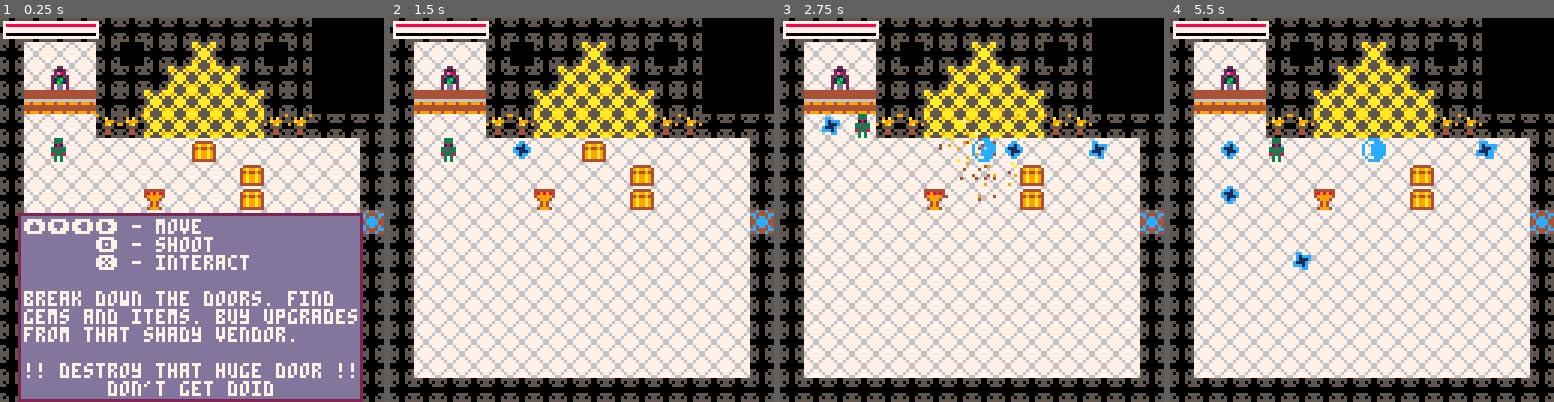
Above: before the commit, frames 1-4 (left to right).
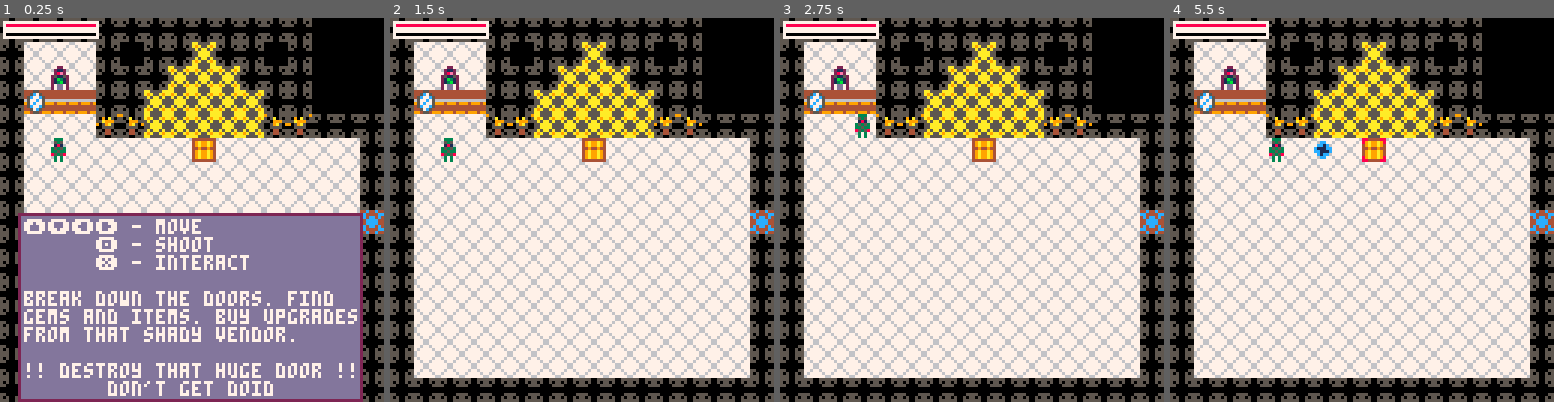
Above: after the commit, the same moments.

Repository: rledford/pico-door
Game: PICO-8 cartridge door.p8
Two runs of this game, one before a commit and one after it. Both use one fixed random seed, a clock stepped at 60 frames per second and the inputs below.
Inputs:
- Up to frame 1 (0.25 s): no input
- Up to frame 2 (1.5 s): tap X (X key) at 0.33, 1.07 s; tap O (Z key) at 0.7 s
- Up to frame 3 (2.75 s): hold Right 1.6-2.1 s; tap O (Z key) at 1.7, 2.1, 2.5 s; tap X (X key) at 1.85 s; hold Up 2.15-2.42 s; hold Right from 2.47 s (still down)
- Up to frame 4 (5.5 s): tap O (Z key) every 0.4 s from 2.9 to 5.3 s; tap X (X key) at 2.97, 4.08, 5.2 s; release Right at 3.03 s; hold Left 3.08-3.58 s; hold Down 3.63-3.97 s; hold Right 4.02-4.68 s; hold Up 4.73-5.03 s; hold Left from 5.08 s (still down)

The runs differ from the first frame. In frame 1, 1.4% of the frame differs, in the area x 7-75%, y 14-50%; in frame 2, 1.5%; in frame 3, 2.4%; in frame 4, 2.5%, in the area x 7-86%, y 14-66%.

Commit message:
Add interactive mirror and show stats toast on interact. Removed enemy scaling by difficulty (for now). Add no-pass-floor-tile.

Diff:
--- a/door.p8
+++ b/door.p8
@@ -119,6 +119,7 @@
 BLOCK_TILE,
 WALL_TILE,
 FLOOR_TILE,
+NO_PASS_FLOOR_TILE,
 DOOR_TILE,
 SPIKE_TILE,
 ENEMY_SPAWN_TILE,
@@ -138,9 +139,9 @@
 OVERLOAD_TILE,
 BOSS_TILE,
 MOOSE_TILE,
-SHIELD_TILE,
+MIRROR_TILE,
 ARTIFACT_TILE,
-HURT_FLASH_PAL = 0,1,2,0,1,2,3,4,6,19,21,37,28,27,14,57,40,41,42,43,44,45,22,5,35,59,60,{8,8,8,8,8,8,8,8,8,8,8,8,8,8,8,8}
+HURT_FLASH_PAL = 0,1,2,0,1,2,4,3,16,6,19,21,37,28,27,14,57,40,41,42,43,44,45,22,5,35,12,60,{8,8,8,8,8,8,8,8,8,8,8,8,8,8,8,8}
 
 -- globals --
 -------------
@@ -167,6 +168,11 @@
 toast_msg_window,
 toast_msg_queue,
 vendor = 0,1,2,3,4,5,false,false,nil,nil,{}
+
+-- stats --
+total_doors,
+total_enemies,
+total_chests = 0,0,0
 
 -- boss --
 ----------
@@ -247,7 +253,7 @@
 	-- 		circ(player.x + 4, player.y + 4, player.auto_target_radius, 8)
 	-- 	end
 	-- end
-	-- print(tostring(difficulty), 0,16,8)
+	-- print(tostr(difficulty), 0,16,8)
 	draw_ui()
 end
 
@@ -281,7 +287,7 @@
 				"before it's too late.",
 				"",
 				"!! hurry !! <sqeal>"
-			},1000)
+			},700)
 			has_shown_is_all_powerful_msg = true
 		end
 	end
@@ -297,13 +303,13 @@
 		this.hitbox={x=2,y=2,w=3,h=4}
 		this.target=nil
 		this.auto_target_radius = 40
-		this.projectil_damage = 50
+		this.projectil_damage = 2
 		this.projectile_speed = 1.3
-		this.has_ricochet = true
-		this.has_pierce = true
-		this.has_overload = true
+		this.has_ricochet = false
+		this.has_pierce = false
+		this.has_overload = false
 		this.face = {x=1,y=0}
-		this.max_hp = 1000
+		this.max_hp = 20
 		this.hp = this.max_hp
 		this.group = PLAYER_GROUP
 		this.anim = make_animation({32})
@@ -419,7 +425,7 @@
 upgrade_max_gems = {
 	spr = SATCHEL_TILE,
 	name = "put the money in the bag",
-	description = "+50 to max gems.",
+	description = "+50 to max gems",
 	cost = 50,
 	persist = true,
 	on_upgrade = function()
@@ -431,7 +437,7 @@
 upgrade_max_hp = {
 	spr = UPGRADE_HP_TILE,
 	name = "let me live",
-	description = "+1 to max hp.",
+	description = "+1 to max hp and healz",
 	cost = 100,
 	persist = true,
 	on_upgrade = function()
@@ -444,7 +450,7 @@
 upgrade_fast_shot = {
 	spr = FAST_SHOT_TILE,
 	name = "it's high noon",
-	description = "increase rate of fire.",
+	description = "increase rate of fire",
 	cost = 500,
 	persist = true,
 	on_upgrade = function()
@@ -460,7 +466,7 @@
 upgrade_projectile_ricochet = {
 	spr = RICOCHET_TILE,
 	name = "(bounce) pogo pogo...",
-	description = "projectiles bounce.",
+	description = "projectiles bounce",
 	cost = 500,
 	persist = false,
 	on_upgrade = function()
@@ -472,7 +478,7 @@
 upgrade_projectile_damage = {
 	spr = UPGRADE_DMG_TILE,
 	name = "tis more than a scratch",
-	description = "+1 to projectile damage.",
+	description = "+1 to projectile damage",
 	cost = 300,
 	persist = true,
 	on_upgrade = function()
@@ -484,7 +490,7 @@
 upgrade_projectile_pierce = {
 	spr = PIERCE_TILE,
 	name = "nice earings",
-	description = "projectiles pierce.",
+	description = "projectiles pierce",
 	cost = 1000,
 	persist = false,
 	on_upgrade = function()
@@ -496,7 +502,7 @@
 upgrade_overload = {
 	spr = OVERLOAD_TILE,
 	name = "portal 3",
-	description = "spawn portal on full gems.",
+	description = "spawn portal on full gems",
 	cost = 750,
 	persist = false,
 	on_upgrade = function()
@@ -540,8 +546,8 @@
 			hp_text = {left=camera_pos.x + 8, top=camera_pos.y+40,
 			right=camera_pos.x + 119, bottom=camera_pos.y + 99},
 			4,
-			tostring(player.gems).."/"..tostring(player.max_gems),
-			tostring(player.hp).."/"..tostring(player.max_hp)
+			tostr(player.gems).."/"..tostr(player.max_gems),
+			tostr(player.hp).."/"..tostr(player.max_hp)
 
 			rectfill(window_rect.left, window_rect.top, window_rect.right, window_rect.bottom, 13)
 			rect(window_rect.left, window_rect.top, window_rect.right, window_rect.bottom, 2)
@@ -762,9 +768,6 @@
 	return proj
 end
 
--- enemies --
--------------
-
 chest_type = {
 	init=function(this)
 		this.group,this.hp,this.anim,this.static = ENEMY_GROUP,25,make_animation({CHEST_TILE}),true
@@ -773,6 +776,7 @@
 		this.hp -= amount
 		start_hurt_object(this)
 		if this.hp <= 0 then
+			total_chests += 1
 			--play destroy sound
 			mset(pos_to_tile(this.x), pos_to_tile(this.y), FLOOR_TILE)
 			make_particle_group(this.x, this.y, this.anim.frames[this.anim.current_frame])
@@ -808,6 +812,9 @@
 		-- end
 	end
 }
+
+-- enemies --
+-------------
 
 eye_type = {
 	init=function(this)
@@ -820,7 +827,8 @@
 		this.hp,
 		this.move_rate,
 		this.move_timer,
-		this.anim=90,0,{x=2,y=3,w=4,h=5},nil,40,ENEMY_GROUP,flr(1.5 * difficulty),30,0,make_animation({48,49}, 16)
+		this.anim,
+		this.is_enemy=90,0,{x=2,y=3,w=4,h=5},nil,40,ENEMY_GROUP,3,30,0,make_animation({48,49}, 16),true
 	end,
 	update=function(this)
 		this.fire_timer = clamp(this.fire_timer - 1, 0, this.fire_rate)
@@ -833,7 +841,7 @@
 		if this.target ~= nil and this.fire_timer <= 0 and ceil(rnd(100)) > 95 then
 			this.fire_timer = this.fire_rate
 			local dir = get_direction({x=this.x, y=this.y}, {x=this.target.x, y=this.target.y})
-			local proj = make_projectile(this.x, this.y, make_animation({46,47}, 8), 1, 0.5, dir)
+			local proj = make_projectile(this.x, this.y, make_animation({46,47}, 8), 2, 0.5, dir)
 			sfx(3)
 			add(proj.collision_groups, PLAYER_GROUP)
 		end
@@ -851,7 +859,8 @@
 		this.hp,
 		this.move_rate,
 		this.move_timer,
-		this.touch_damage={x=1,y=2,w=6,h=5},nil,40,make_animation({50,51}, 25),ENEMY_GROUP,flr(3 * difficulty),15,0,2
+		this.touch_damage,
+		this.is_enemy={x=1,y=2,w=6,h=5},nil,40,make_animation({50,51}, 25),ENEMY_GROUP,4,15,0,2,true
 	end,
 	update=function(this)
 		this.move_timer = clamp(this.move_timer - 1, 0, this.move_rate)
@@ -873,7 +882,8 @@
 		this.hp,
 		this.move_rate,
 		this.move_timer,
-		this.touch_damage={x=1,y=2,w=6,h=5},nil,40,make_animation({53,54}, 40),ENEMY_GROUP,flr(2 * difficulty),5,0,2
+		this.touch_damage,
+		this.is_enemy={x=1,y=2,w=6,h=5},nil,40,make_animation({53,54}, 40),ENEMY_GROUP,5,5,0,4,true
 	end,
 	update=function(this)
 		this.move_timer = clamp(this.move_timer - 1, 0, this.move_rate)
@@ -897,7 +907,8 @@
 		this.hp,
 		this.move_rate,
 		this.move_timer,
-		this.touch_damage=45,0,{x=1,y=2,w=6,h=5},nil,40,make_animation({55,56}, 30),ENEMY_GROUP,flr(4 * difficulty),5,0,1
+		this.touch_damage,
+		this.is_enemy=45,0,{x=1,y=2,w=6,h=5},nil,40,make_animation({55,56}, 30),ENEMY_GROUP,6,5,0,3,true
 	end,
 	update=function(this)
 		this.fire_timer = clamp(this.fire_timer - 1, 0, this.fire_rate)
@@ -910,13 +921,16 @@
 		if this.target ~= nil and this.fire_timer <= 0 and ceil(rnd(100)) > 50 then
 			this.fire_timer = this.fire_rate
 			local dir = get_direction({x=this.x, y=this.y}, {x=this.target.x, y=this.target.y})
-			local proj = make_projectile(this.x, this.y, make_animation({46,47}, 8), 2, 0.75, dir)
+			local proj = make_projectile(this.x, this.y, make_animation({46,47}, 8), 3, 0.75, dir)
 			sfx(3)
 			add(proj.collision_groups, PLAYER_GROUP)
 		end
 		this.anim.update()
 	end
 }
+
+-- other --
+-----------
 
 door_type = {
 	init=function(this)
@@ -930,6 +944,7 @@
 		start_hurt_object(this)
 		if this.hp <= 0 then
 			--play destroy sound
+			total_doors += 1
 			mset(pos_to_tile(this.x), pos_to_tile(this.y), FLOOR_TILE)
 			make_particle_group(this.x, this.y, this.anim.frames[this.anim.current_frame])
 			destroy_object(this)
@@ -1145,6 +1160,36 @@
 	end,
 }
 
+-- mirror --
+mirror_type = {
+	init=function(this)
+		this.anim,
+		this.can_interact =
+		make_animation({12}),
+		false
+	end,
+	update=function(this)
+		this.can_interact = window == nil and player ~= nil and not player.dead and flr(get_range(this, player)) <= TILE_SIZE
+		if this.can_interact and btnp(k_action) then
+			show_player_stats_toast()
+		end
+		this.anim.update()
+	end,
+}
+
+function show_player_stats_toast()
+	show_toast_message({
+		"        hp: "..tostr(flr(player.hp)).."/"..tostr(player.max_hp),
+		"      gems: "..tostr(player.gems).."/"..tostr(player.max_gems),
+		"    damage: "..tostr(player.projectil_damage),
+		" fire rate: "..tostr(60/player.fire_rate),
+		"- - - - - - - - - - -",
+		"   enemies: "..tostr(total_enemies),
+		"     doors: "..tostr(total_doors),
+		"    chests: "..tostr(total_chests),
+	})
+end
+
 
 -- portal --
 ------------
@@ -1231,12 +1276,12 @@
 }
 
 function make_enemy_spawn_point(x, y)
-	local spawn_time = flr(1/difficulty * 100)
+	local spawn_time = rnd(100) + 150
 	sp = init_object(enemy_spawn_point_type, x, y)
 	sp.spawn_time,sp.spawn_timer = spawn_time,spawn_time
-	if difficulty <= 1.1 then
+	if difficulty <= 1.25 then
 		sp.enemy_types = {eye_type, bug_type}
-	elseif difficulty <= 1.5 then
+	elseif difficulty <= 2.25 then
 		sp.enemy_types = {eye_type, bug_type, fang_type}
 	else
 		sp.enemy_types = {eye_type, bug_type, fang_type, skull_type}
@@ -1261,6 +1306,7 @@
 		this.hurt_duration_timer = this.hurt_duration
 		boss_hp -= amount
 		if boss_hp <= 0 then
+			total_doors += 1
 			start_boss_defeated()
 		else
 			start_hurt_object(this)
@@ -1299,7 +1345,7 @@
 	obj.type,obj.collidable,obj.targetable,obj.flip,obj.x,obj.y,obj.hitbox,obj.spd,
 	obj.moves,obj.group,obj.hp,obj.anim,obj.is_hurt,obj.hurt_duration,
 	obj.hurt_duration_timer,obj.hurt_collidable,obj.static,obj.touch_damage,
-	can_interact=
+	can_interact,is_enemy =
 	type,
 	true,
 	true,
@@ -1318,6 +1364,7 @@
 	true,
 	false,
 	0,
+	false,
 	false
 
 	obj.collide=function(groups)
@@ -1376,6 +1423,9 @@
 		else
 			obj.hp -= amount
 			if obj.hp <= 0 then
+				if obj.is_enemy then
+					total_enemies += 1
+				end
 				if obj.anim ~= nil then
 					make_particle_group(obj.x,obj.y, obj.anim.frames[obj.anim.current_frame])
 				else
@@ -1649,7 +1699,7 @@
 		rect(obj.x+obj.hitbox.x,obj.y+obj.hitbox.y,obj.x+obj.hitbox.x+obj.hitbox.w-1,obj.y+obj.hitbox.y+obj.hitbox.h-1,8)
 	end
 	-- if obj.hp and obj ~= player then
-	-- 	print(tostring(obj.hp), obj.x, obj.y, 8)
+	-- 	print(tostr(obj.hp), obj.x, obj.y, 8)
 	-- end
 end
 
@@ -1734,6 +1784,7 @@
 			elseif tile_type == ENEMY_SPAWN_TILE then
 				make_enemy_spawn_point(tx,ty)
 			elseif tile_type == SPIKE_TILE then
+				mset(c,r,FLOOR_TILE)
 				init_object(spike_type, tx, ty)
 			elseif tile_type == TORCH_TILE then
 				mset(c, r, WALL_TILE)
@@ -1769,11 +1820,11 @@
 			elseif tile_type == MOOSE_TILE then
 				mset(c,r,FLOOR_TILE)
 				init_object(moose_type,tx,ty)
-			elseif tile_type == SHIELD_TILE then
-				mset(c,r,FLOOR_TILE)
-				init_object(shield_type,tx,ty)
+			elseif tile_type == MIRROR_TILE then
+				mset(c,r,NO_PASS_FLOOR_TILE)
+				init_object(mirror_type,tx,ty)
 			elseif tile_type == ARTIFACT_TILE then
-				mset(c,r,FLOOR_TILE)
+				mset(c,r,NO_PASS_FLOOR_TILE)
 				init_object(artifact_type,tx,ty)
 			end
 		end
@@ -1781,7 +1832,7 @@
 end
 
 function place_upgrade_chest(c,r,x,y,upgrade_type)
-	mset(c, r, BLOCK_TILE)
+	mset(c, r, NO_PASS_FLOOR_TILE)
 	make_upgrade_pickup(x, y, upgrade_type)
 	init_object(chest_type, x, y)
 end
@@ -1816,6 +1867,8 @@
 		del(transition_objects, obj)
 		if t == door_type then
 			mset(tilex,tiley,DOOR_TILE)
+		elseif t == spike_type then
+			mset(tilex,tiley,SPIKE_TILE)
 		elseif t == torch_type then
 			mset(tilex,tiley,TORCH_TILE)
 		-- elseif t == portal_type then
@@ -1828,6 +1881,8 @@
 			mset(tilex,tiley,MOOSE_TILE)
 		elseif t == artifact_type then
 			mset(tilex,tiley,ARTIFACT_TILE)
+		elseif t == mirror_type then
+			mset(tilex,tiley,MIRROR_TILE)
 		end
 	end
 end
@@ -2270,40 +2325,40 @@
 
 
 __gff__
-0101000300810000000000000000010000000000000000000001000000000000000000000000000100000000000000000000000000000000000101010000000000000000000000000000000000000000000000000000000000000000000000000000000000000000000000000000000000000000000000000000000000000000
+0101000381810000000000000000010000000000000000000001000000000000000000000000000100000000000000000000000000000000000101010000000000000000000000000000000000000000000000000000000000000000000000000000000000000000000000000000000000000000000000000000000000000000
 0000000000000000000000000000000000000000000000000000000000000000000000000000000000000000000000000000000000000000000000000000000000000000000000000000000000000000000000000000000000000000000000000000000000000000000000000000000000000000000000000000000000000000
 __map__
 0101010101010101010101010100000000000000000000000000000101010101000000000000000000000000000000000000000000000000000000000000000000000000000000000000000000000000000000000000000000000000000000000000000000000000000000000000000000000000000000000000000000000000
 01020202010001010501010001000000000000000000000000000001022b0201000101010101000000000000000000000000000000000000000001010101010100000000000000000000000000000000000000000000000000000000000000000000000000000000000000000000000000000000000000000000000000000000
-0102250201010105050501010100000001010101010101010000000102020201010104020401000000000000000000000000000000000000000001042a04010100000000000000000000000000000000000000000000000000000000000000000000000000000000000000000000000000000000000000000000000000000000
-0127272701010505050505010100000001020201020202010000000102020202020302040201000000000000000000000000000000000000000001020402010100000000000000000000000000000000000000000000000000000000000000000000000000000000000000000000000000000000000000000000000000000000
-0102020239390505050505393901010101020201020202010000000102020201010104020401000000000000000000000000000000000000000001020202010100000000000000000000000000000000000000000000000000000000000000000000000000000000000000000000000000000000000000000000000000000000
+0102250201010105050501010100000001010101010101010000000102020201010110021001000000000000000000000000000000000000000001102a10010100000000000000000000000000000000000000000000000000000000000000000000000000000000000000000000000000000000000000000000000000000000
+010c272701010505050505010100000001020201020202010000000102020202020302100201000000000000000000000000000000000000000001021002010100000000000000000000000000000000000000000000000000000000000000000000000000000000000000000000000000000000000000000000000000000000
+0102020239390505050505393901010101020201020202010000000102020201010110021001000000000000000000000000000000000000000001020202010100000000000000000000000000000000000000000000000000000000000000000000000000000000000000000000000000000000000000000000000000000000
 0102020202020202160202020202020101020201060202010000000102020201000102020201000000000000000000000000000000000000000001020202010100000000000000000000000000000000000000000000000000000000000000000000000000000000000000000000000000000000000000000000000000000000
-010202020202020202022d020202020101020202020202010000000102020201000102020201010101010000000000000000000000000101010101020202010100000000000000000000000000000000000000000000000000000000000000000000000000000000000000000000000000000000000000000000000000000000
-0102020202023c0202022a02020202010102020202020201000000010202020100010206020202022b01000000000000000000000000012b020202020602010100000000010101010101010101000000000000000000000000000000000000000000000000000000000000000000000000000000000000000000000000000000
+0102020202020202020202020202020101020202020202010000000102020201000102020201010101010000000000000000000000000101010101020202010100000000000000000000000000000000000000000000000000000000000000000000000000000000000000000000000000000000000000000000000000000000
+010202020202020202020202020202010102020202020201000000010202020100010206020202022b01000000000000000000000000012b020202020602010100000000010101010101010101000000000000000000000000000000000000000000000000000000000000000000000000000000000000000000000000000000
 0102020202020202020202020202020302020202020202010000000102060201000102020202020202010000000000000000000000000102020202020202010100000001010101013901010101010000000000000000000000000000000000000000000000000000000000000000000000000000000000000000000000000000
 0102020202020202020202020202020101020202020202010000000102020201000102020202020202010101010101000001010101010102020202020202010100000001013902020202023901010000000000000000000000000000000000000000000000000000000000000000000000000000000000000000000000000000
 0102020202020202020202020202020101020202020202010000000102020201000102020202020202020202020201000001020202020202020202020202010100000001010202020202020201010000000000000000000000000000000000000000000000000000000000000000000000000000000000000000000000000000
-0102020202020202020202020202020101020601020202010101010102020201000102020202020202020204020401010101040204020202020202020602010100000001010202022302020201010000000000000000000000000000000000000000000000000000000000000000000000000000000000000000000000000000
-0102020202020202020202020202020101020201020202020202020302020201000102020202020206020202040203020203020402020202060202020202010100000001010202020202020201010000000000000000000000000000000000000000000000000000000000000000000000000000000000000000000000000000
-0102020202020202020202020202020101020201020202020202020102020201000102020202020202020204020401010101040204020202020202020202010100000001013902020202023901010000000000000000000000000000000000000000000000000000000000000000000000000000000000000000000000000000
+0102020202020202020202020202020101020601020202010101010102020201000102020202020202020210021001010101100210020202020202020602010100000001010202022302020201010000000000000000000000000000000000000000000000000000000000000000000000000000000000000000000000000000
+0102020202020202020202020202020101020201020202020202020102020201000102020202020206020202100203020203021002020202060202020202010100000001010202020202020201010000000000000000000000000000000000000000000000000000000000000000000000000000000000000000000000000000
+0102020202020202020202020202020101020201020202020202020302020201000102020202020202020210021001010101100210020202020202020202010100000001013902020202023901010000000000000000000000000000000000000000000000000000000000000000000000000000000000000000000000000000
 0102020202020202020202020202020101020202020202020202020102020201000102020202020202020202020201000001020202020202020202020202010100000001010101020202010101010000000000000000000000000000000000000000000000000000000000000000000000000000000000000000000000000000
 0101010101010101010101010101010101010101010101010102010101010101000101010101010101010101010101000001010101010101010201010101010100000000010101010201010101000000000000000000000000000000000000000000000000000000000000000000000000000000000000000000000000000000
 0101010101010101010101010101000000000000000000000102010000000000000101010101010101010101010101010000000000000000010201000000000100000000000101010301010100000000000000000000000000000000000000000000000000000000000000000000000000000000000000000000000000000000
-0102020202030202020402020201000000000000000001010103010101000000000102020202020202020202020202010101010101010101010201010101010100000000000139020202390100000000000000000000000000000000000000000000000000000000000000000000000000000000000000000000000000000000
-0102130101010202042d04020201000000000000000001020213020201000000000102020202020202020202020202010102020202020202010301020202020100000000000101020202010100000000000000000000000000000000000000000000000000000000000000000000000000000000000000000000000000000000
-0101020100010202020402020201000000000000000001020202020201000000000102020202020202020202020202010102020202020202020202020202020100000000000101020202010100000000000000000000000000000000000000000000000000000000000000000000000000000000000000000000000000000000
+0102020202030202021002020201000000000000000001010103010101000000000102020202020202020202020202010101010101010101010201010101010100000000000139020202390100000000000000000000000000000000000000000000000000000000000000000000000000000000000000000000000000000000
+0102130101010202102d10020201000000000000000001020213020201000000000102020202020202020202020202010102020202020202010301020202020100000000000101020202010100000000000000000000000000000000000000000000000000000000000000000000000000000000000000000000000000000000
+0101020100010202021002020201000000000000000001020202020201000000000102020202020202020202020202010102020202020202020202020202020100000000000101020202010100000000000000000000000000000000000000000000000000000000000000000000000000000000000000000000000000000000
 0101020100010202020202020201000000000000000001020202020201000000000102020202020202020202020202010102020202020202020202020202020100000000000139020202390100000000000000000000000000000000000000000000000000000000000000000000000000000000000000000000000000000000
 0102020100010202020202020201000001010101010101020202020201000000000102020202020202020202020202010102020202020202020202020202020100000000000101020202010100000000000000000000000000000000000000000000000000000000000000000000000000000000000000000000000000000000
 0102130100010202020602020201000001020202020202020202020201000000000102020202020202020202020202010102020202020202020202020202020100000000000101020202010100000000000000000000000000000000000000000000000000000000000000000000000000000000000000000000000000000000
 0101020100010101010101010101000001020202020202020202020201000000000102020202020202020202020202010102020202020202020202020202020100000000000139020202390100000000000000000000000000000000000000000000000000000000000000000000000000000000000000000000000000000000
 0101020100000000000000000000000001020202020202020202020201000000000102020202020202020202020202010102020202020202020202020202020100000000000101020202010100000000000000000000000000000000000000000000000000000000000000000000000000000000000000000000000000000000
 0102020101010101010101010100000001020202020202010101010101000000000102020202020202020202020202010102020202020202020202020202020100000000000101020202010100000000000000000000000000000000000000000000000000000000000000000000000000000000000000000000000000000000
-0102130202020204020602040100000001020202020202010000000000000000000102020202020202020202020202010102020202020202020202020202020100000000000139020202390100000000000000000000000000000000000000000000000000000000000000000000000000000000000000000000000000000000
+0102130202020210020602100100000001020202020202010000000000000000000102020202020202020202020202010102020202020202020202020202020100000000000139020202390100000000000000000000000000000000000000000000000000000000000000000000000000000000000000000000000000000000
 0101020201010102010101020101010101130202020202010101010101010101000102020202020202020202020202010102020202020202020202020202020100000000000101020202010100000000000000000000000000000000000000000000000000000000000000000000000000000000000000000000000000000000
-0101020201000102010001020202040101030102020202060202020202020201010102020202020202020202020202010102020202020202020202020202020100000000000101020202010100000000000000000000000000000000000000000000000000000000000000000000000000000000000000000000000000000000
-0102020201000102010101020204020202020102020202020202020602020402020302020202020202020202020202010102020202020202020202020202020100000000000139020202390100000000000000000000000000000000000000000000000000000000000000000000000000000000000000000000000000000000
-01022b0201000102020202020202040101010102020202060202020202020201010102020202020202020202020202010102020202020202020202020202020100000000000101020202010100000000000000000000000000000000000000000000000000000000000000000000000000000000000000000000000000000000
+0101020201000102010001020202100101030102020202060202020202020201010102020202020202020202020202010102020202020202020202020202020100000000000101020202010100000000000000000000000000000000000000000000000000000000000000000000000000000000000000000000000000000000
+0102020201000102010101020210020202020102020202020202020602021002020302020202020202020202020202010102020202020202020202020202020100000000000139020202390100000000000000000000000000000000000000000000000000000000000000000000000000000000000000000000000000000000
+01022b0201000102020202020202100101010102020202060202020202020201010102020202020202020202020202010102020202020202020202020202020100000000000101020202010100000000000000000000000000000000000000000000000000000000000000000000000000000000000000000000000000000000
 0101010101010101010101010101010100000101010101010101010101010101000101010101010101010101010101010101010101010101010101010101010100000000000101020202010100000000000000000000000000000000000000000000000000000000000000000000000000000000000000000000000000000000
 
 
Not shown, changed: 17 lines of the sprite sheet (__gfx__) section of door.p8
